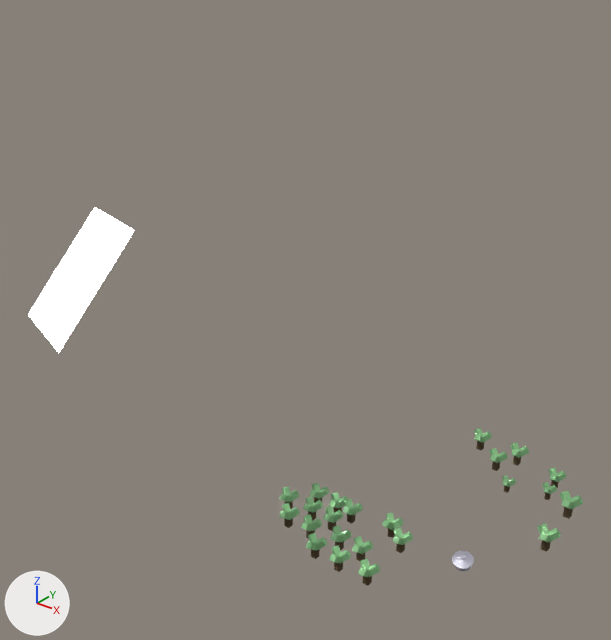
The Blender file 03-Scenes/ns-Scene.blend: old version first, new version second.
Both versions are drawn from a 50 mm lens placed at (15.6, -21.6, 21.4), pointed at (-1.2, -0.6, 8.3). Every picture has the same lights, and +X, +Y and +Z are marked at lower left.

Objects in the first picture: 'Plane', 'Tree', 'Tree.001', 'Tree.002', 'Tree.003', 'Tree.004', 'Tree.005', 'Tree.006', 'Tree.007', 'Tree.008', 'Tree.009', 'Tree.010', 'Tree.011', 'Tree.012', 'Tree.013', 'Tree.014', 'Tree.015', 'Tree.016', 'Tree.017', 'Tree.018', 'Tree.019', 'Tree.020', 'Tree.021', 'Tree.022'.
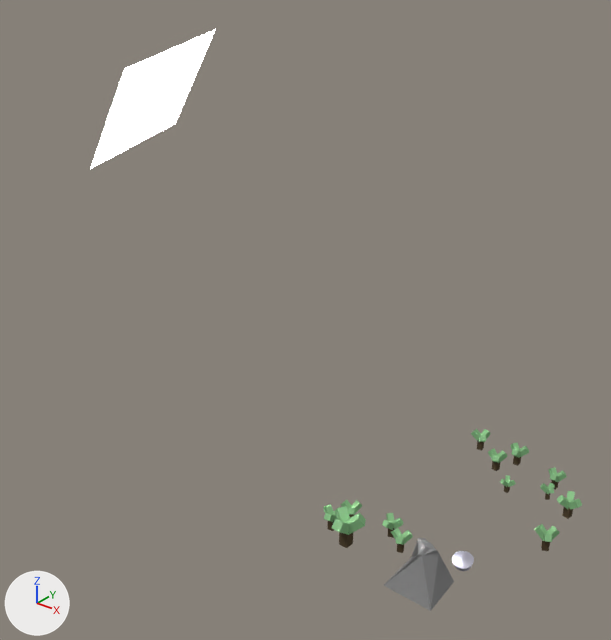
Boxes [x1, y1, x2, y2] around the edits, measured in the pictures (611 x 640 px; the box of a moved part takes in the faces that stretch with it):
'Plane', surface changed, moved, turned, rescaled
    before: [28, 207, 135, 353]
    after: [90, 29, 216, 169]
'Stein', added
    after: [384, 538, 454, 611]
'Tree.002', reshaped, recoloured, moved, rescaled (59% wider, 59% taller)
    before: [330, 525, 351, 551]
    after: [332, 506, 366, 548]
'Tree.021', reshaped, turned, rescaled
    before: [560, 491, 583, 519]
    after: [557, 491, 582, 519]
'Tree.019', reshaped, turned, rescaled
    before: [537, 523, 561, 552]
    after: [534, 524, 560, 551]
'Tree.009', deleted
    before: [358, 559, 380, 586]
'Tree.012', reshaped, turned, rescaled
    before: [393, 527, 413, 553]
    after: [391, 528, 413, 553]
'Tree', deleted
    before: [329, 545, 351, 572]
'Tree.020', reshaped, recoloured, turned, rescaled
    before: [343, 499, 363, 524]
    after: [341, 500, 362, 518]
'Tree.001', deleted
    before: [306, 533, 327, 559]
'Tree.003', deleted
    before: [352, 536, 373, 561]
'Tree.004', reshaped, recoloured, turned, rescaled
    before: [323, 506, 343, 531]
    after: [323, 504, 340, 531]
'Tree.006', deleted
    before: [279, 503, 300, 528]
'Tree.013', rescaled
    both: [382, 513, 403, 538]
'Tree.014', reshaped, turned, rescaled
    before: [474, 428, 492, 450]
    after: [471, 429, 491, 451]
'Tree.017', reshaped, turned, rescaled
    before: [489, 448, 508, 471]
    after: [488, 448, 508, 471]
'Tree.007', deleted
    before: [301, 514, 322, 539]
'Tree.005', deleted
    before: [303, 496, 323, 521]
'Tree.015', rescaled
    both: [510, 443, 529, 466]
'Tree.011', deleted
    before: [279, 486, 299, 509]
'Tree.010', deleted
    before: [310, 483, 329, 503]
'Tree.008', deleted
    before: [329, 492, 348, 513]
'Tree.018', rescaled
    before: [548, 467, 567, 488]
    after: [548, 467, 567, 490]
'Tree.016', reshaped, recoloured, turned, rescaled
    before: [542, 482, 557, 500]
    after: [540, 483, 555, 500]
'Tree.022', reshaped, turned, rescaled
    before: [502, 475, 516, 493]
    after: [500, 475, 516, 493]
part 1 of me_cube, moved or reshaped
    before: [284, 441, 573, 586]
    after: [384, 538, 454, 611]

The change, as a list of edits to the scene's bpy script:
```text
Change mat_material:
    mat_material.strength: 40.0 -> 55.0
Change mat_material_001:
    mat_material_001.base_color: (0.0835, 0.0592, 0.0332) -> (0.26, 0.26, 0.26)  # brown #524533 -> grey #8b8b8b
Change me_cube:
    used by ob_cube; location = (0.0, 0.0, 0.0); scale = (1.0, 1.0, 2.0)
    remove me_cube.from_pydata(...)  # 8 vertices, 6 faces; spans x -1.0..1.0, y -1.0..1.0, z 0.0..2.0
    add me_cube.from_pydata(...)  # 13 vertices, 9 faces; spans x -1.0..1.09, y -1.0..0.89, z -1.08..1.07
    me_cube part 1: the whole mesh is rebuilt
Change col_tree:
    remove col_tree.objects.link(ob_cube)
    add col_tree.objects.link(ob_cube_004)
Add col_stein:
    col_stein = bpy.data.collections.new('Stein')
    col_stein.objects.link(ob_cube)
Change ob_tree_022:
    ob_tree_022.rotation_euler: (0.0, 0.0, 0.0) -> (0.0, 0.0, 1.528)  # degrees (0, 0, 0) -> degrees (0, 0, 88)
Change ob_tree_021:
    ob_tree_021.rotation_euler: (0.0, 0.0, 0.0) -> (0.0, 0.0, 1.331)  # degrees (0, 0, 0) -> degrees (0, 0, 76)
Change ob_tree_020:
    ob_tree_020.rotation_euler: (0.0, 0.0, 0.0) -> (0.0, 0.0, 0.6)  # degrees (0, 0, 0) -> degrees (0, 0, 34)
Change ob_tree_019:
    ob_tree_019.rotation_euler: (0.0, 0.0, 0.0) -> (0.0, 0.0, 0.482)  # degrees (0, 0, 0) -> degrees (0, 0, 28)
Change ob_tree_017:
    ob_tree_017.rotation_euler: (0.0, 0.0, 0.0) -> (0.0, 0.0, -1.795)  # degrees (0, 0, 0) -> degrees (0, 0, -103)
Change ob_tree_016:
    ob_tree_016.rotation_euler: (0.0, 0.0, 0.0) -> (0.0, 0.0, -1.26)  # degrees (0, 0, 0) -> degrees (0, 0, -72)
Change ob_tree_014:
    ob_tree_014.rotation_euler: (0.0, 0.0, 0.0) -> (0.0, 0.0, -1.408)  # degrees (0, 0, 0) -> degrees (0, 0, -81)
Change ob_plane:
    ob_plane.location: (-4.4, -7.53, 11.5) -> (-8.83, -0.18, 15.0)
    ob_plane.rotation_euler: (0.867, -0.117, -0.386) -> (0.956, 0.153, -1.476)  # degrees (50, -6.7, -22) -> degrees (55, 8.8, -85)
    ob_plane.scale: (2.02, 2.02, 2.02) -> (2.47, 2.47, 2.47)
Change ob_tree_012:
    ob_tree_012.rotation_euler: (0.0, 0.0, 0.0) -> (0.0, 0.0, 0.35)  # degrees (0, 0, 0) -> degrees (0, 0, 20)
Remove ob_tree_011:
    ob_tree_011 = bpy.data.objects.new('Tree.011', None)
Remove ob_tree_010:
    ob_tree_010 = bpy.data.objects.new('Tree.010', None)
Remove ob_tree_009:
    ob_tree_009 = bpy.data.objects.new('Tree.009', None)
Remove ob_tree_008:
    ob_tree_008 = bpy.data.objects.new('Tree.008', None)
Remove ob_tree_007:
    ob_tree_007 = bpy.data.objects.new('Tree.007', None)
Remove ob_tree_006:
    ob_tree_006 = bpy.data.objects.new('Tree.006', None)
Remove ob_tree_005:
    ob_tree_005 = bpy.data.objects.new('Tree.005', None)
Change ob_tree_004:
    ob_tree_004.rotation_euler: (0.0, 0.0, 0.0) -> (0.0, 0.0, 0.172)  # degrees (0, 0, 0) -> degrees (0, 0, 10)
    ob_tree_004.scale: (0.116, 0.116, 0.116) -> (0.126, 0.126, 0.126)
Remove ob_tree_003:
    ob_tree_003 = bpy.data.objects.new('Tree.003', None)
Change ob_tree_002:
    ob_tree_002.location: (0.85, -1.13, -0.44) -> (0.9, -0.77, -0.44)
    ob_tree_002.scale: (0.116, 0.116, 0.116) -> (0.19, 0.19, 0.19)
Remove ob_tree_001:
    ob_tree_001 = bpy.data.objects.new('Tree.001', None)
Remove ob_tree:
    ob_tree = bpy.data.objects.new('Tree', None)
Change ob_cube:
    ob_cube.scale: (1.0, 1.0, 2.0) -> (1.0, 1.0, 1.0)
Add ob_cube_004:
    ob_cube_004 = bpy.data.objects.new('Cube.004', me_cube_004)  # a box spanning x -1.0..1.0, y -1.0..1.0, z 0.0..2.0; in mat_material_002 (brown #524533)
    ob_cube_004.location = (0.0, 0.0, 0.0)
    ob_cube_004.scale = (1.0, 1.0, 2.0)
Add ob_stein:
    ob_stein = bpy.data.objects.new('Stein', None)
    ob_stein.location = (3.28, 0.84, -1.16)
    ob_stein.instance_type = 'COLLECTION'
    ob_stein.instance_collection = col_stein
```
